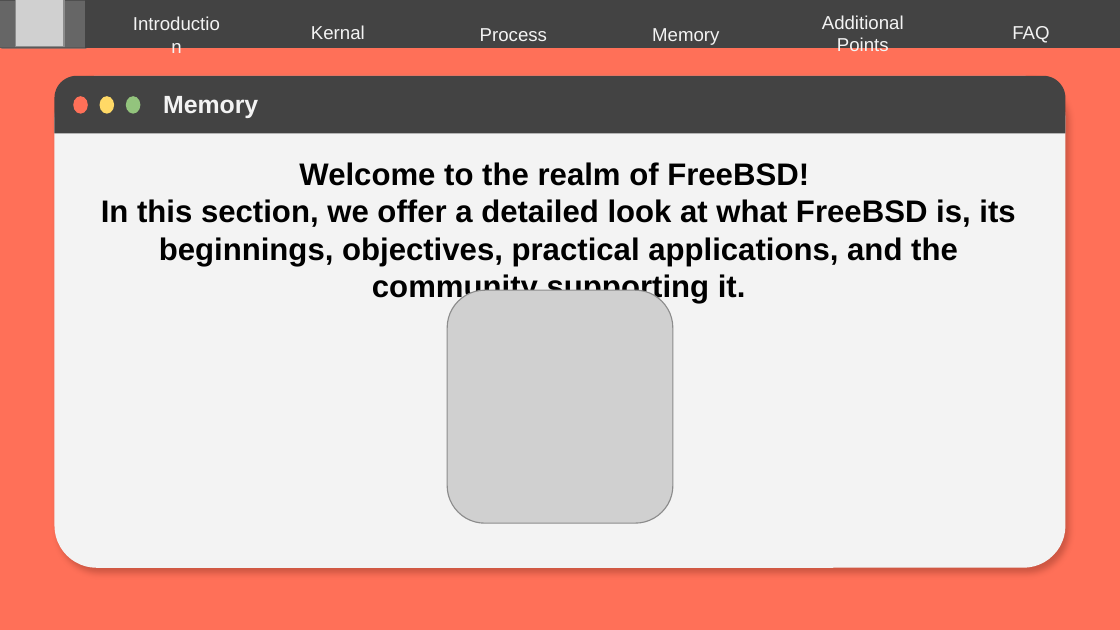
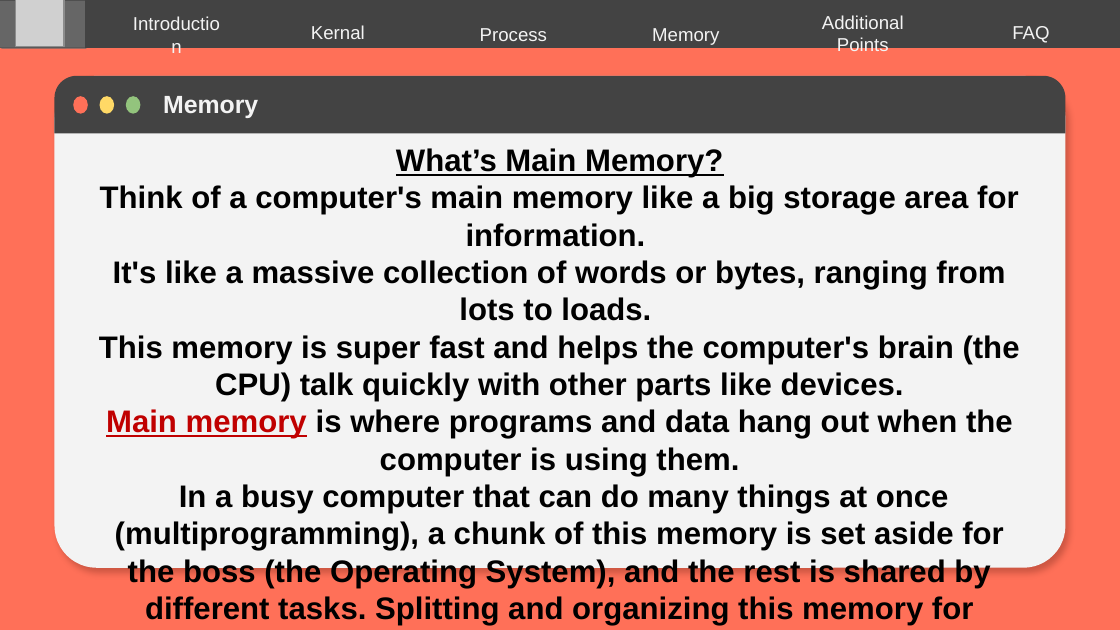
Before and after one commit to MahmoudEssam707/Operating-System, a slide deck: slide 30 of Presentaion on FreeBSD/FreeBSD.pptx. Drawn at 1120x630 pixels with LibreOffice and Linux fonts; fonts in the diff are those of the drawing; grey boxes stand for pictures. Boxes give left, top, right and bottom in pixels: in the first picture for what was removed or moved away, otherwise in the second. Text is boxed around its words. In the diff, an @@ line names an element or a change of style, - is before the commit and + after.

```diff
--- a/Presentaion on FreeBSD/FreeBSD.pptx
+++ b/Presentaion on FreeBSD/FreeBSD.pptx
@@ text at box(99, 148, 1020, 625): text changed @@
-Welcome to the realm of FreeBSD!
-In this section, we offer a detailed look at what FreeBSD is, its beginnings, objectives, practical applications, and the community supporting it.
+What’s Main Memory?
+Think of a computer's main memory like a big storage area for information.
+It's like a massive collection of words or bytes, ranging from lots to loads.
+This memory is super fast and helps the computer's brain (the CPU) talk quickly with other parts like devices.
+Main memory is where programs and data hang out when the computer is using them.
+In a busy computer that can do many things at once (multiprogramming), a chunk of this memory is set aside for the boss (the Operating System), and the rest is shared by different tasks. Splitting and organizing this memory for various jobs is called Memory Management.
@@ picture removed at box(447, 290, 673, 523) @@
```
Also in this commit, not shown: 5 other slides changed, 6 slides added, 1 other file.
